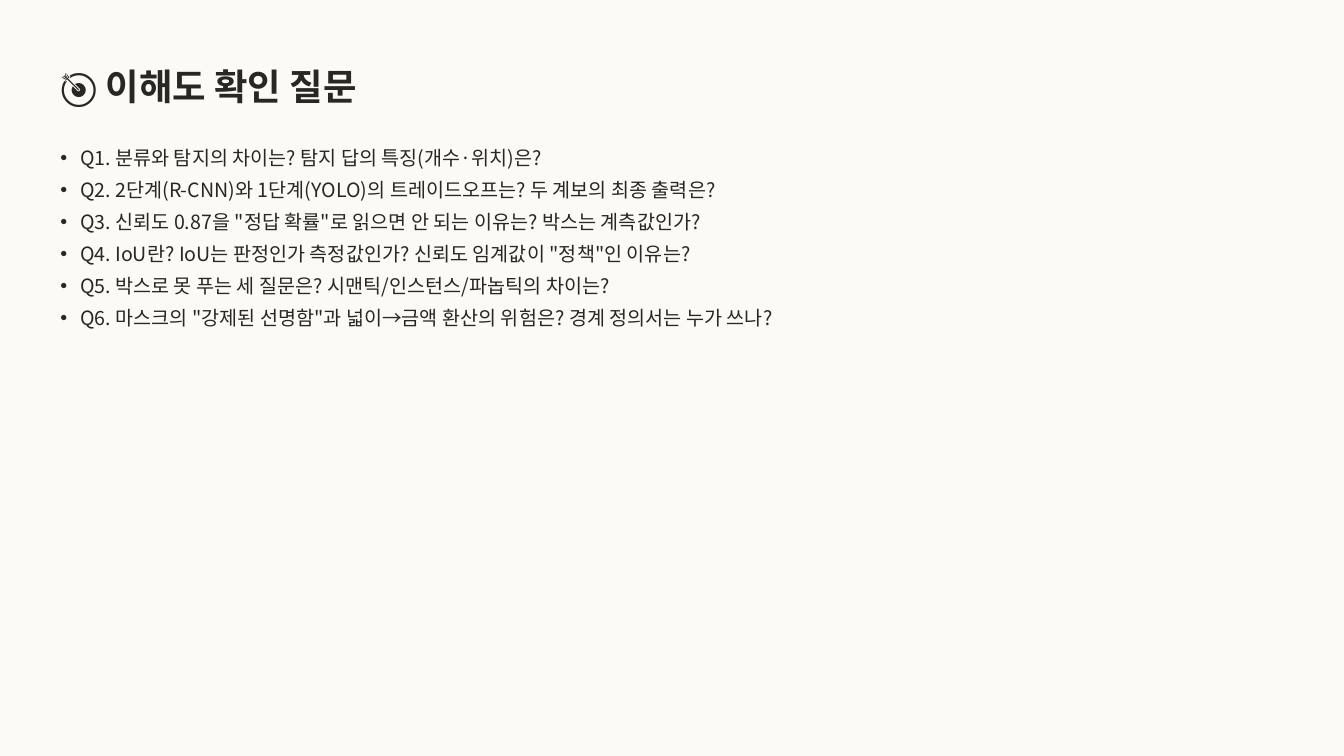
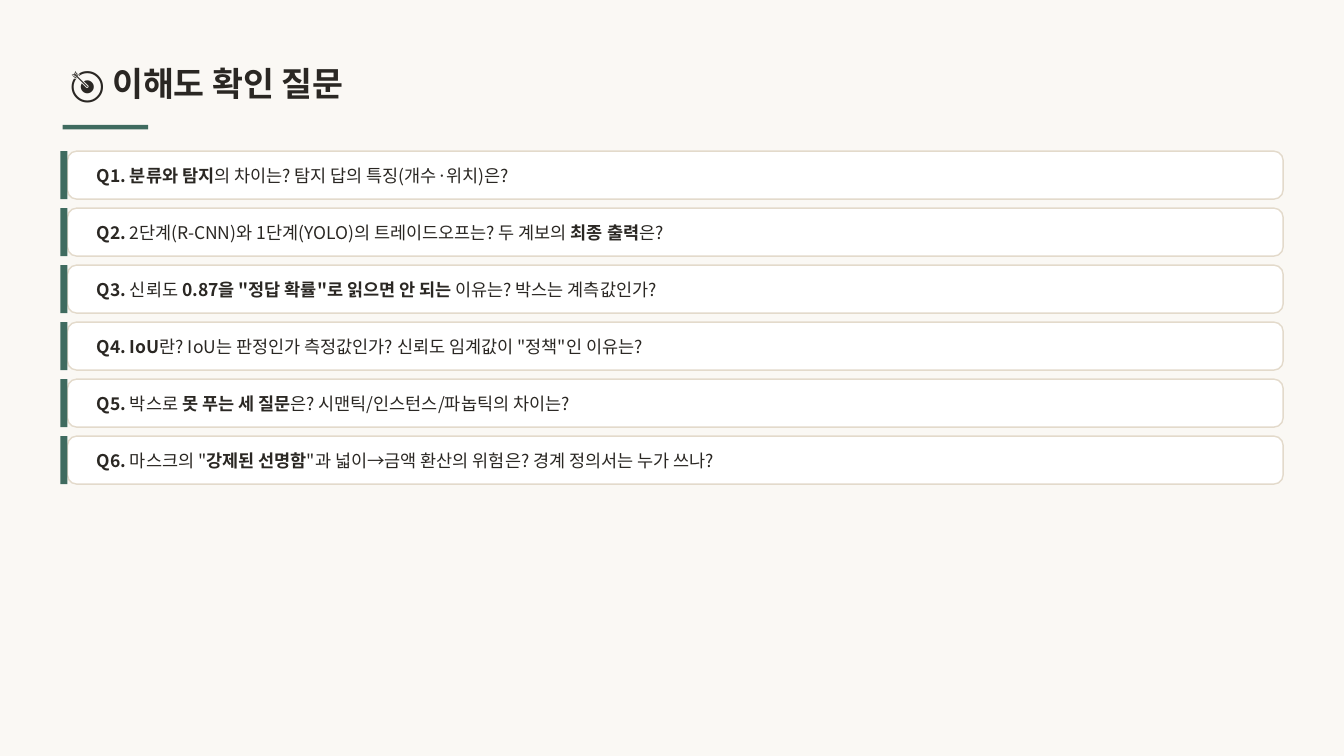
Before and after one commit to inseoklee-ai/study-room, a slide deck: slide 24 of detect-segment/detect-segment.pptx. Drawn at 1344x756 pixels with LibreOffice and Linux fonts; fonts in the diff are those of the drawing. Boxes give left, top, right and bottom in pixels: in the first picture for what was removed or moved away, otherwise in the second. Text is boxed around its words. In the diff, an @@ line names an element or a change of style, - is before the commit and + after.

```diff
--- a/detect-segment/detect-segment.pptx
+++ b/detect-segment/detect-segment.pptx
@@ background #FBFAF7 to #FAF8F4 @@
@@ text "🎯 이해도 확인 질문" at (112, 67, 344, 99): size 26 to 24 pt @@
@@ rectangle added at (63, 125, 148, 129), fill #3F6B5F @@
@@ text removed at (80, 148, 773, 329) @@
-• Q1. 분류와 탐지의 차이는? 탐지 답의 특징(개수·위치)은?
-• Q2. 2단계(R-CNN)와 1단계(YOLO)의 트레이드오프는? 두 계보의 최종 출력은?
-• Q3. 신뢰도 0.87을 "정답 확률"로 읽으면 안 되는 이유는? 박스는 계측값인가?
-• Q4. IoU란? IoU는 판정인가 측정값인가? 신뢰도 임계값이 "정책"인 이유는?
-• Q5. 박스로 못 푸는 세 질문은? 시맨틱/인스턴스/파놉틱의 차이는?
-• Q6. 마스크의 "강제된 선명함"과 넓이→금액 환산의 위험은? 경계 정의서는 누가 쓰나?
@@ rectangle added at (60, 151, 68, 200), fill #3F6B5F @@
@@ rounded rectangle added at (68, 151, 1284, 200), fill #FFFFFF, outline #E3DACB 1 pt @@
@@ text added at (97, 167, 510, 186), 12.5 pt, text #2A2723 @@
+Q1. 분류와 탐지의 차이는? 탐지 답의 특징(개수·위치)은?
@@ rectangle added at (60, 209, 68, 257), fill #3F6B5F @@
@@ rounded rectangle added at (68, 209, 1284, 257), fill #FFFFFF, outline #E3DACB 1 pt @@
@@ text added at (97, 224, 664, 243), 12.5 pt, text #2A2723 @@
+Q2. 2단계(R-CNN)와 1단계(YOLO)의 트레이드오프는? 두 계보의 최종 출력은?
@@ rectangle added at (60, 265, 68, 314), fill #3F6B5F @@
@@ rounded rectangle added at (68, 265, 1284, 314), fill #FFFFFF, outline #E3DACB 1 pt @@
@@ text added at (97, 281, 657, 300), 12.5 pt, text #2A2723, bold @@
+Q3. 신뢰도 0.87을 "정답 확률"로 읽으면 안 되는 이유는? 박스는 계측값인가?
@@ rectangle added at (60, 323, 68, 371), fill #3F6B5F @@
@@ rounded rectangle added at (68, 323, 1284, 371), fill #FFFFFF, outline #E3DACB 1 pt @@
@@ text added at (97, 338, 643, 357), 12.5 pt, text #2A2723 @@
+Q4. IoU란? IoU는 판정인가 측정값인가? 신뢰도 임계값이 "정책"인 이유는?
@@ rectangle added at (60, 379, 68, 427), fill #3F6B5F @@
@@ rounded rectangle added at (68, 379, 1284, 427), fill #FFFFFF, outline #E3DACB 1 pt @@
@@ text added at (97, 395, 570, 414), 12.5 pt, text #2A2723 @@
+Q5. 박스로 못 푸는 세 질문은? 시맨틱/인스턴스/파놉틱의 차이는?
@@ rectangle added at (60, 437, 68, 485), fill #3F6B5F @@
@@ rounded rectangle added at (68, 437, 1284, 485), fill #FFFFFF, outline #E3DACB 1 pt @@
@@ text added at (97, 452, 715, 471), 12.5 pt, text #2A2723 @@
+Q6. 마스크의 "강제된 선명함"과 넓이→금액 환산의 위험은? 경계 정의서는 누가 쓰나?
```
Also in this commit, not shown: 26 other slides changed, 19 other files.
